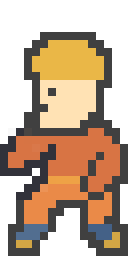
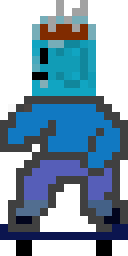
Layer changes from the first 128 × 256 image to the second:
removed layer "Layer 4" over [80, 224, 128, 256]
removed layer "Layer 3" over [0, 144, 128, 200]
removed layer "Layer 2" over [0, 112, 112, 200]
removed layer "Layer 1" over [0, 24, 128, 256]
removed layer "Background" over [0, 0, 128, 256]
added layer "player_b2_leftmovement" above "player_b1_leftmovement" over [0, 0, 128, 256]
added layer "player_b1_leftmovement" above "player_b0_leftmovement" over [0, 0, 128, 256]
added layer "player_b0_leftmovement" above "player_a2_leftmovement" over [0, 0, 128, 256]
added layer "player_a2_leftmovement" above "player_a1_leftmovement" over [0, 0, 128, 256]
added layer "player_a1_leftmovement" above "player_a0_leftmovement" over [0, 0, 128, 256]
added layer "player_a0_leftmovement" over [0, 0, 128, 256]
